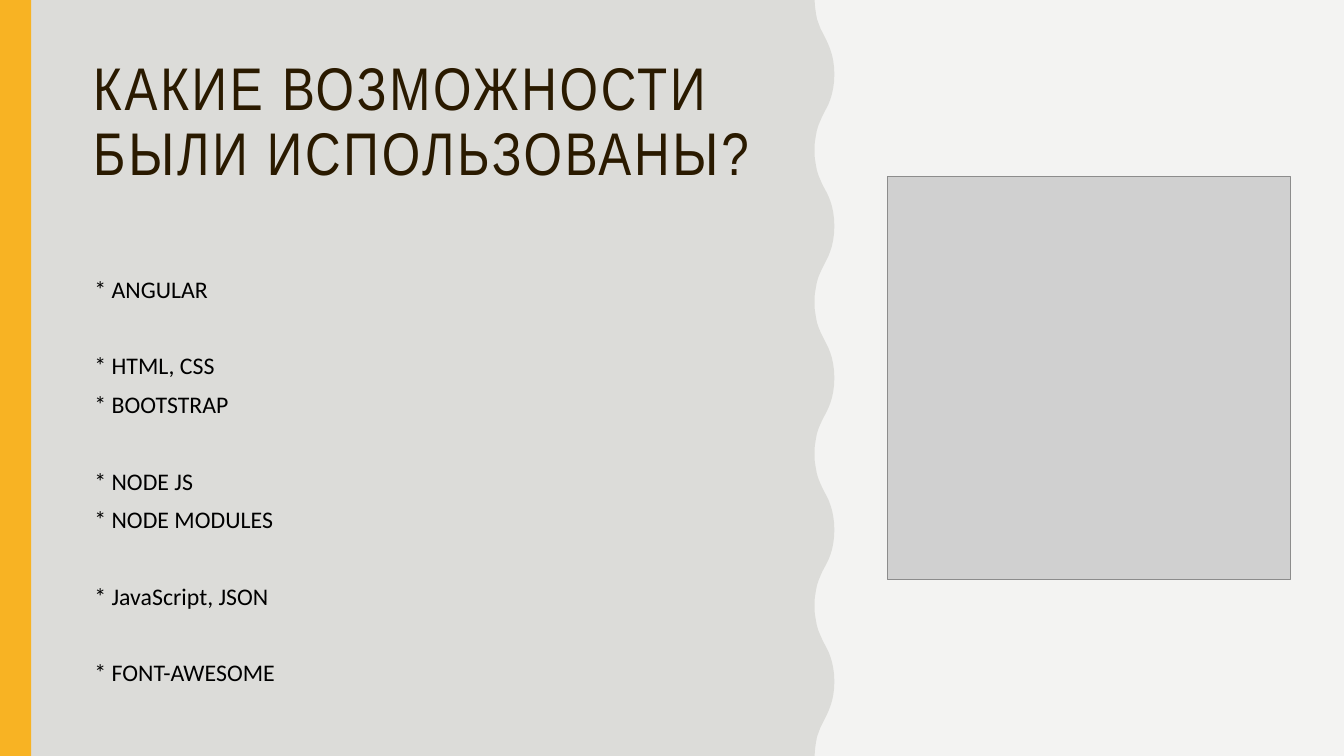
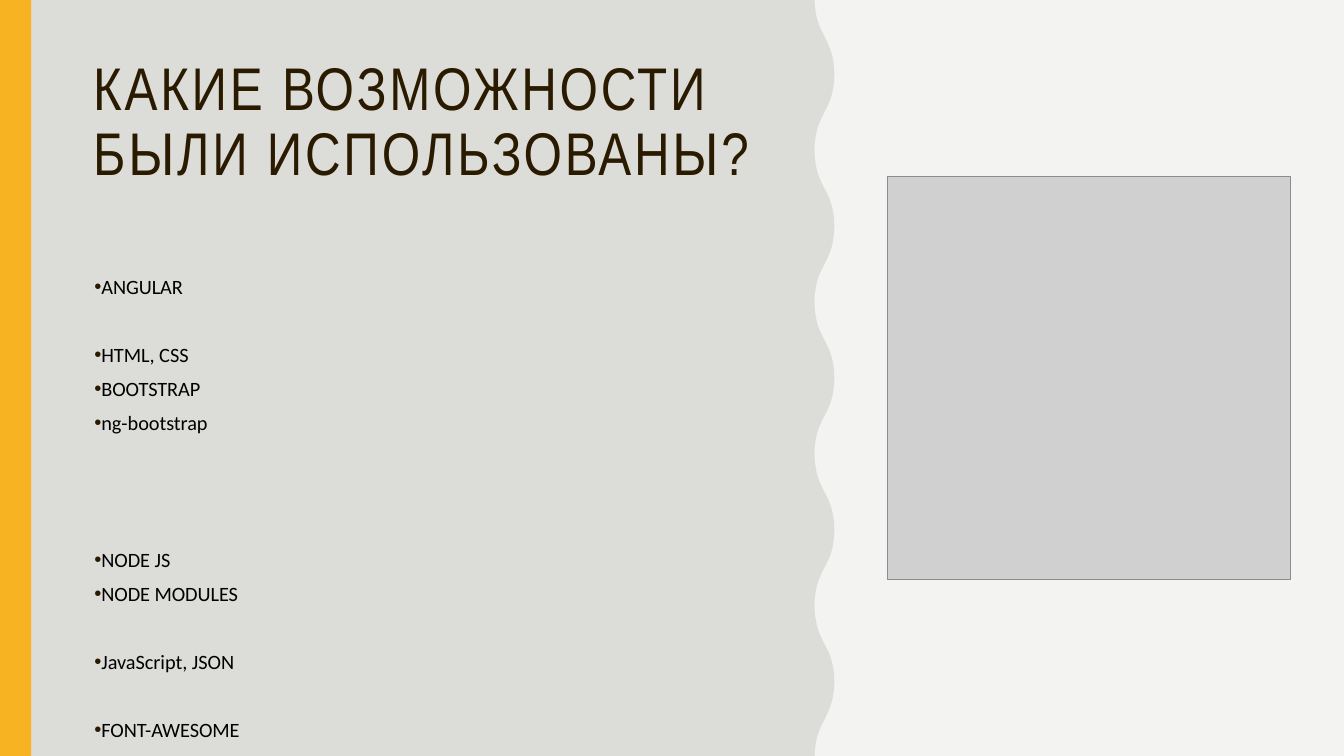
Before and after one commit to interestingALI/SkateShop-Baku, a slide deck: slide 2 of skateshop-baku.pptx. Drawn at 1344x756 pixels with LibreOffice and Linux fonts; fonts in the diff are those of the drawing; grey boxes stand for pictures. Boxes give left, top, right and bottom in pixels: in the first picture for what was removed or moved away, otherwise in the second. Text is boxed around its words. In the diff, an @@ line names an element or a change of style, - is before the commit and + after.

```diff
--- a/skateshop-baku.pptx
+++ b/skateshop-baku.pptx
@@ text at <box>101,281,239,737</box>: text changed; size 17 to 14.4 pt @@
-* ANGULAR
-* HTML, CSS
-* BOOTSTRAP
-* NODE JS
-* NODE MODULES
-* JavaScript, JSON
-* FONT-AWESOME
+• ANGULAR
+• HTML, CSS
+• BOOTSTRAP
+• ng-bootstrap
+• NODE JS
+• NODE MODULES
+• JavaScript, JSON
+• FONT-AWESOME
```
Also in this commit, not shown: 4 other files.
